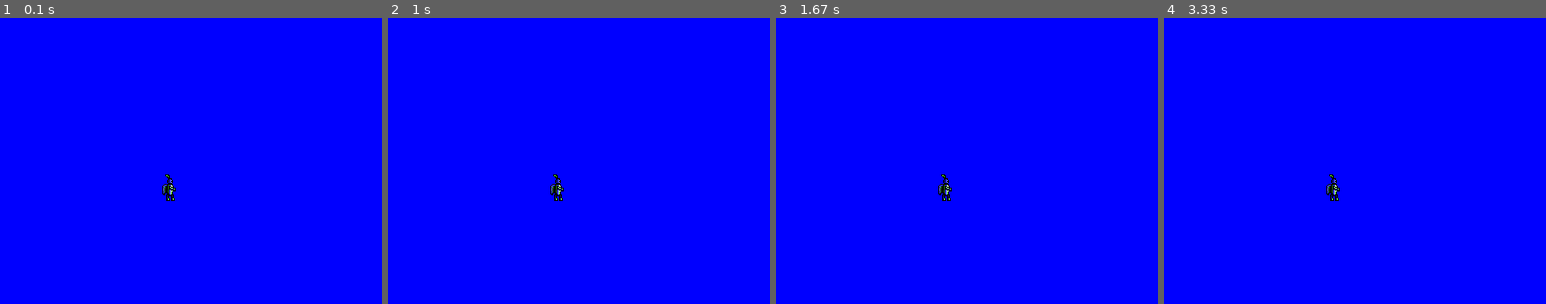
Above: before the commit, frames 1-4 (left to right).
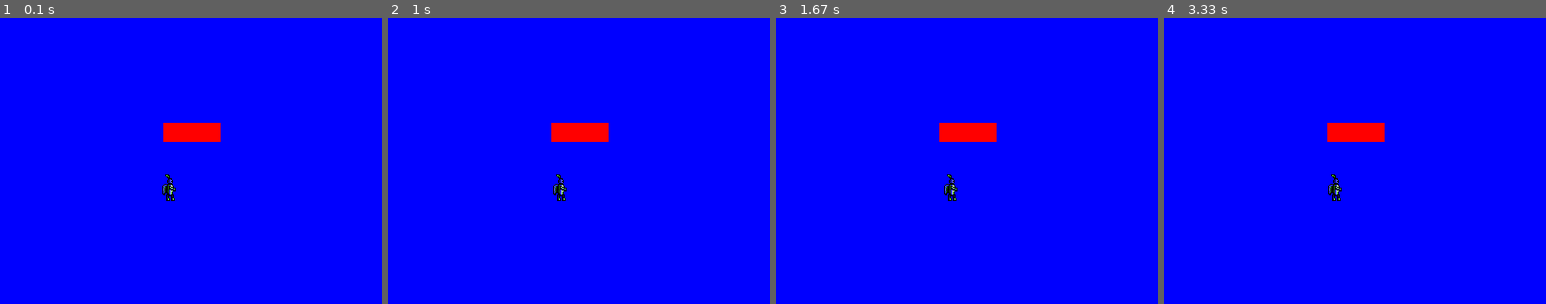
Above: after the commit, the same moments.

Repository: McMoriaty/Pygame_JumpAndRun
Game: pygame game, started from Jumpandrun_v02.py
Two runs of this game, one before a commit and one after it. Both use one fixed random seed, a clock stepped at 60 frames per second and the inputs below.
Inputs:
- Up to frame 1 (0.1 s): no input
- Up to frame 2 (1 s): hold Right 0.33-0.8 s; hold Up from 0.83 s (still down)
- Up to frame 3 (1.67 s): release Up at 1.13 s; hold Right 1.17-1.63 s
- Up to frame 4 (3.33 s): hold Left 1.67-2.2 s; hold Left 2.23-2.63 s; hold Right from 3.07 s (still down)
The pictures show only the part of the screen within x 16-66%, y 22-72%; the shares and areas given below are measured in that part.

The runs differ from the first frame. In frame 1, 1.0% of the frame differs, in the area x 42-58%, y 36-44%; in frame 2, 1.2%; in frame 3, 1.3%, in the area x 42-58%, y 36-64%; in frame 4, 1.2%.

Commit message:
New Version with moving in X-line

Diff:
--- a/Jumpandrun_v02.py
+++ b/Jumpandrun_v02.py
@@ -15,9 +15,13 @@
 
 ### CONSTANTS ###
 
+PATH = Path("data/")
+
 # Windows #
 WIN_HEIGHT = 600
 WIN_WIDTH = 800
+
+surface = pygame.display.set_mode((WIN_WIDTH,WIN_HEIGHT))
 
 # Colors #
 WHITE = (255, 255, 255)
@@ -41,7 +45,9 @@
 sy_OP = 0
 SPEED_OP = np.array([sx_OP,sy_OP])
 
-friction_coefficent = 0.05
+friction_coefficent_positive = 0.05
+friction_coefficent_negative = -0.05
+
 grafitation = 1
 
 ## Classes ##
@@ -60,43 +66,58 @@
         self.mask = pygame.mask.from_surface(self.image)# creates a mask, used for collision detection (see manual about pygame.sprite.collide_mask())
         self.mass = mass  # give sprite a mass -> realistic collisions
 
-        self.friction= mass*friction_coefficent
+
+
+
+
+class Player(Object):
+    def __init__(self, img_path, xy_center, v, mass):
+
+        # ASSIGN CLASS ATTRIBUTES
+        super().__init__(img_path, xy_center, v, mass)  # call __init__ of parent class (i.e. of pygame.sprite.Sprite)
+
+        self.vx = v[0]
+        self.vy = v[1]
+        self.friction_positive= mass*friction_coefficent_positive
+        self.friction_negative= mass*friction_coefficent_negative
+
 
         self.X = self.rect.center[0]
         self.Y = self.rect.center[1]
 
-class Player(Object):
-    def __init__(self, img_path, xy_center, v, mass):
-
-        # ASSIGN CLASS ATTRIBUTES
-        super().__init__(img_path, xy_center, v, mass)  # call __init__ of parent class (i.e. of pygame.sprite.Sprite)
-
-    def update():
-
-        for event in pygame.event.get():
-            if event.type == pygame.KEYDOWN:
-
-                if event.key == pygame.K_LEFT or event.type == pygame.K_a:
-                    print(1)
-
-                if event.key == pygame.K_RIGHT or event.key == pygame.K_d:
-                    print(2)
-
-            if event.type == pygame.KEYUP:
-
-                if event.key == pygame.K_LEFT or event.type == pygame.K_a:
-                    print()
-
-                if event.key == pygame.K_RIGHT or event.key == pygame.K_d:
-                    print()
+        self.movement = " "
+
+    def update(self):
+
+        vector_lenght = np.sqrt((self.vx**2))
+
+        if self.movement == "left":
+            self.vx = -0.1
+
+        elif self.movement == "right":
+            self.vx = 0.1
+
+        else:
+            if self.vx <= friction_coefficent_positive:
+                self.vx = (1/vector_lenght) * self.vx * \
+                (vector_lenght-self.friction_positive)
+                self.vx = 0
+            elif self.vx >= friction_coefficent_positive:
+
+                self.vx = (1/vector_lenght) * self.vx * \
+                (vector_lenght-self.friction_negative)
+                self.vx = 0
+
+        self.X = self.X + self.vx
+        self.rect.center = (self.X, self.Y)
 
 
 
 class Platform(Object):
-    def __init__(self, img_path, xy_center,v):
-
-        # ASSIGN CLASS ATTRIBUTES
-        super().__init__(self, img_path, xy_center, v) # call __init__ of parent class (i.e. of pygame.sprite.Sprite)
+    def __init__(self, img_path, xy_center, v,mass):
+
+        # ASSIGN CLASS ATTRIBUTES
+        super().__init__(img_path, xy_center, v,mass)
 
 class Background(Object):
     def __init__(self, img_path, xy_center):
@@ -104,9 +125,6 @@
 
         # ASSIGN CLASS ATTRIBUTES
         super().__init__(self, img_path, xy_center) # call __init__ of parent class (i.e. of pygame.sprite.Sprite)
-
-
-
 
 class Game:
     # Main GAME class
@@ -131,18 +149,58 @@
 
         player= Player(os.path.join("data","Test_Enemy.png"),[300,300],[SPEED[0],SPEED[1]],1)
 
-        pygame.display.update()
+        Platforms_position_list = [[900,600],[325, 250]]
+        platforms_list = [0, 0]
+
+        for i in range(len(platforms_list)):
+            platforms_list[i] = Platform(os.path.join(
+                "data", "rectangle_l=60_w=20_col=0_0_0.png"), Platforms_position_list[i],[0,0],1)
+
+        Platforms = pygame.sprite.Group()
+        for c in platforms_list:
+            Platforms.add(c)
 
         while True:
 
-
-            if pygame.key.get_pressed()[pygame.K_ESCAPE] == True:
-                self.quit()
+            for event in pygame.event.get():
+
+                if pygame.key.get_pressed()[pygame.K_ESCAPE] == True:
+                    self.quit()
+
+                if event.type == pygame.KEYDOWN:
+
+                    if event.key == pygame.K_LEFT or event.type == pygame.K_a:
+                        player.movement = "left"
+
+
+                    if event.key == pygame.K_RIGHT or event.key == pygame.K_d:
+                        player.movement = "right"
+
+
+                    if event.key == pygame.K_UP or event.key == pygame.K_w:
+                        player.movement = "up"
+
+
+                if event.type == pygame.KEYUP:
+
+                    if event.key == pygame.K_LEFT or event.type == pygame.K_a:
+                        player.movement = " "
+
+
+                    if event.key == pygame.K_RIGHT or event.key == pygame.K_d:
+                        player.movement = " "
+
+
+                    if event.key == pygame.K_UP or event.key == pygame.K_w:
+                        player.movement = " "
 
             self.win.fill((BLUE))
             self.screen.blit(player.image,player.rect)
 
-            Player.update()
+            for i in range(len(platforms_list)):
+                pygame.draw.rect(surface, RED, platforms_list[i])
+
+            player.update()
 
             pygame.display.update()
 
--- /dev/null
+++ b/draw_rectangles.py
@@ -0,0 +1,41 @@
+import os
+from PIL import Image, ImageDraw
+from pathlib import Path
+import sys
+print(os.getcwd())
+
+# CONSTANTS
+PATH = Path("data/")
+
+# Define colors
+WHITE = (255, 255, 255)
+BLACK = (0, 0, 0)
+RED = (255, 0, 0)
+GREEN = (0, 255, 0)
+BLUE = (0, 0, 255)
+YELLOW = (255, 215, 0)
+BLACKBIG = (0, 0, 0)
+ORANGE = (225, 165, 0)
+BLUEVIOLETT = (138, 43, 226)
+YELLOW = (255, 215, 0)
+DARKGREEN = (0, 205, 155)
+BG_COLOR = (0, 205, 155)
+
+
+def draw_bmp_Platform(lenght,widht, color):
+    # CREATE BALL IMAGE (if does not exist yet)
+    if not os.path.exists(PATH):
+        os.makedirs(PATH)
+
+    file_path = Path(
+        f"{PATH}/rectangle_l={lenght}_w={widht}_col={str(color).replace(' ','').replace(',','_').replace(')','').replace('(','')}.png")
+
+    if not os.path.isfile(file_path):
+        img = Image.new('RGBA', (lenght, widht), (255, 0, 0, 0))
+        draw = ImageDraw.Draw(img)
+        draw.rectangle((0, 0, lenght, widht), fill=color)
+        img.save(file_path, 'PNG')
+
+
+if __name__ == "__main__":
+    draw_bmp_Platform(60,20, BLACK)
Binary file added: data/rectangle_l=60_w=20_col=0_0_0.png
Binary file added: data/rectangle_l=900_w=20_col=0_0_0.png
